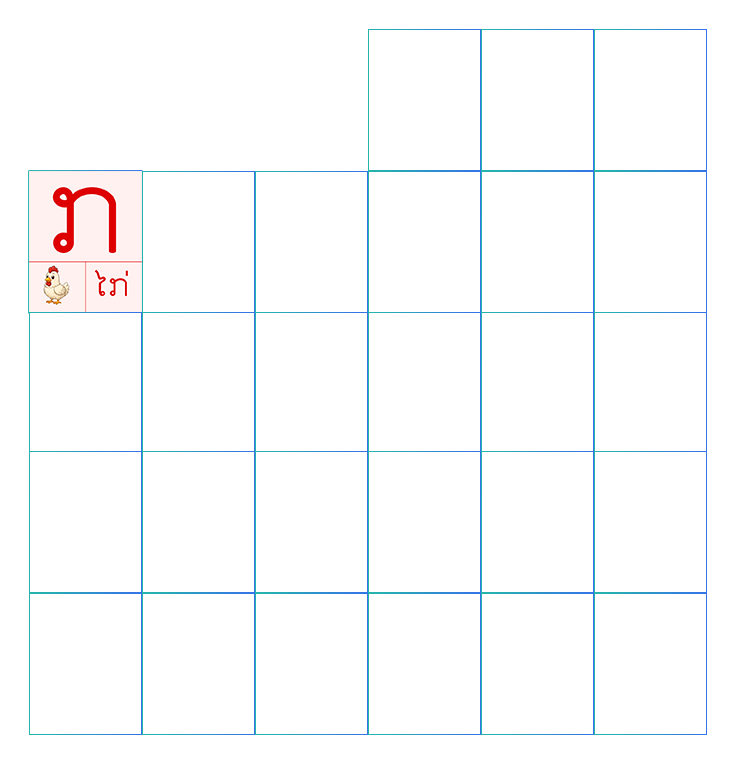
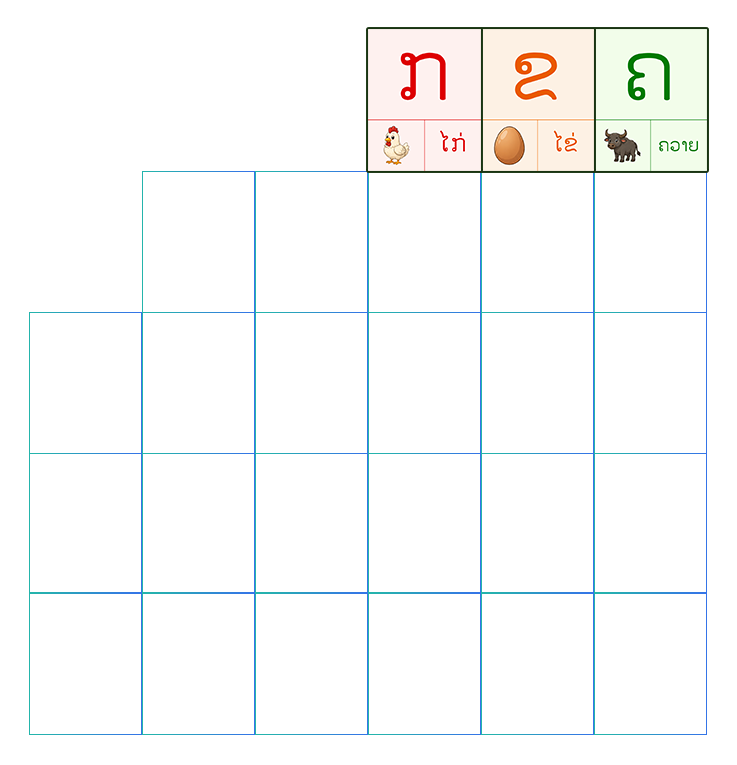
Before/after of a 737 x 765 layered artwork. What changed in the layer stack:
removed layer "Layer 1 copy 2" (1st of 5, in "bo" › "5") from group "5" over left=594, top=29, right=707, bottom=171
removed layer "Layer 1 copy" (1st of 5, in "bo" › "5") from group "5" over left=481, top=29, right=594, bottom=171
removed layer "Layer 5" from group "5" over left=368, top=29, right=481, bottom=171
added layer "1" (2nd of 2, in "box" › "1") in group "1" over left=368, top=29, right=481, bottom=171
added layer "2" (1st of 2, in "box" › "1") in group "1" over left=481, top=29, right=594, bottom=171
added layer "3" (1st of 2, in "box" › "1") in group "1" over left=594, top=29, right=707, bottom=171
renamed "1" to "2", moved it above "3" over left=29, top=171, right=707, bottom=313
removed layer "letter1" from group "1" over left=29, top=171, right=142, bottom=312
renamed "2" to "3", moved it above "4" over left=30, top=312, right=706, bottom=454
renamed "3" to "4", moved it above "5" over left=30, top=451, right=706, bottom=454
